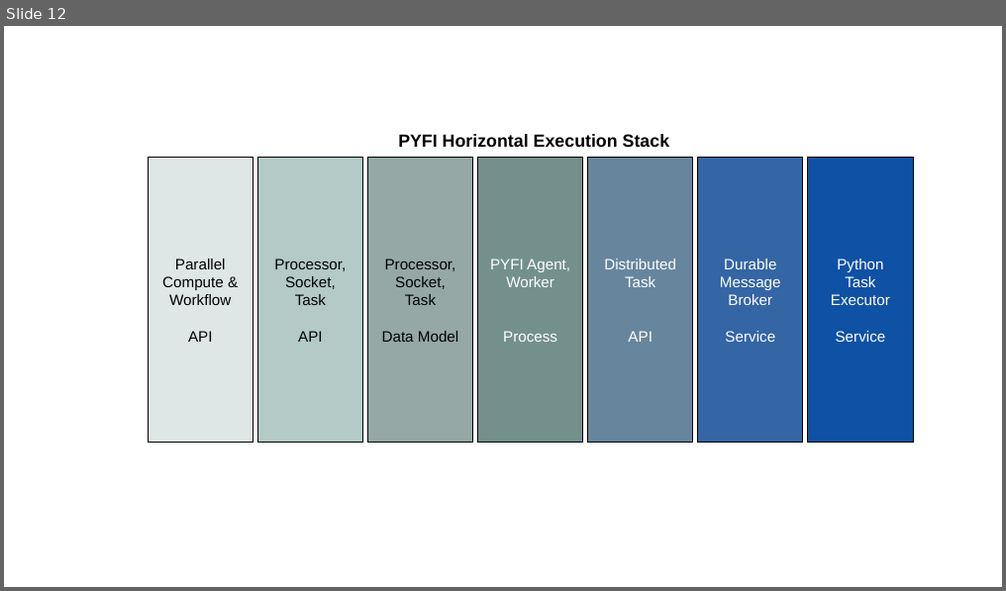
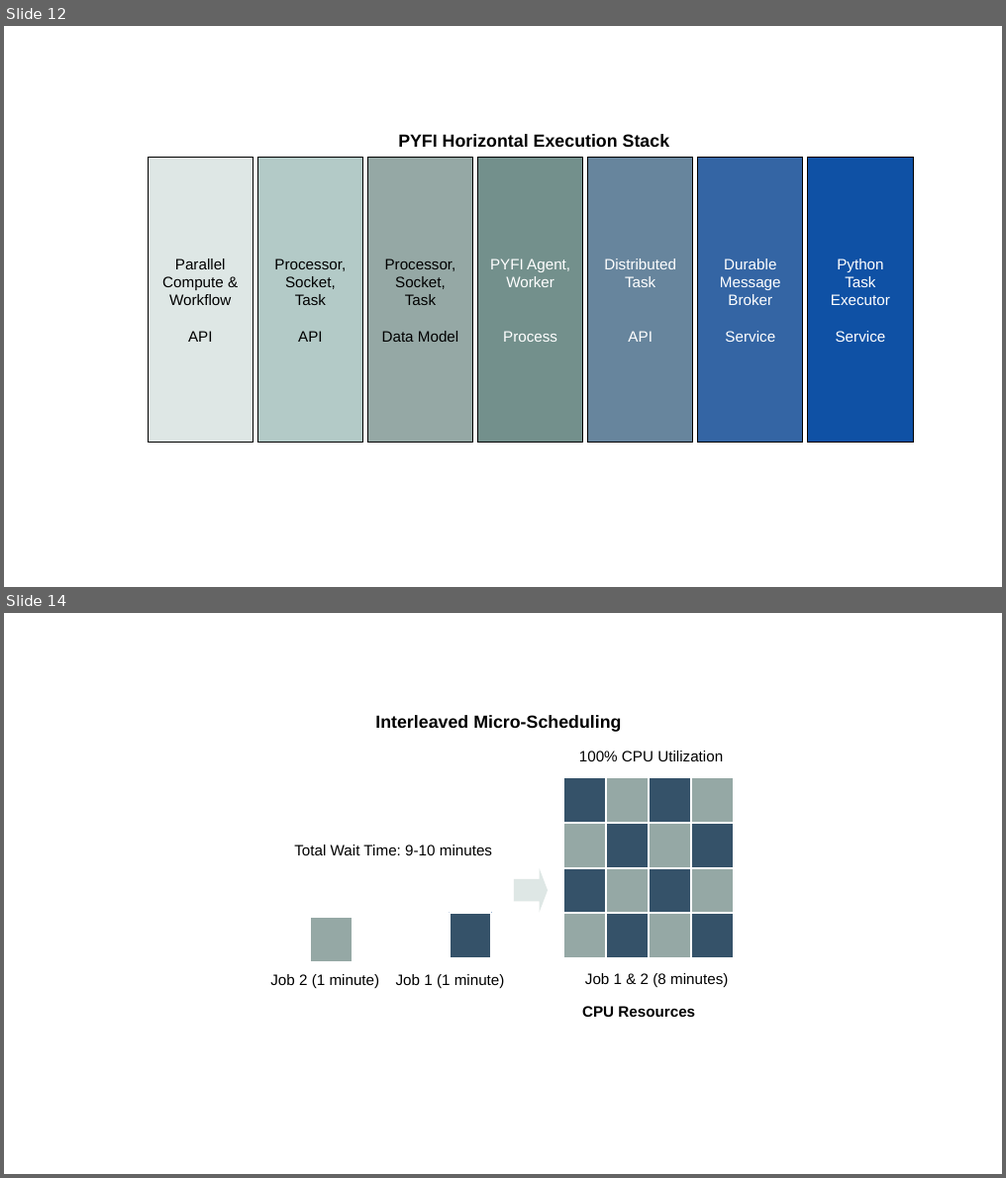
Before and after one commit to radiantone/pyfi-private, a slide deck: docs/architecture.odp. Shown one above the other, each under a label of ours: slide 12 before the commit, slides 12 and 14 after it; the slides between them are not shown. The pictures are 1006x591 and 1006x1178 pixels, drawn with LibreOffice and Linux fonts; fonts in the diff are those of the drawing. Boxes give left, top, right and bottom in pixels: in the first picture for what was removed or moved away, otherwise in the second. Text is boxed around its words. In the diff, an @@ line names an element or a change of style, - is before the commit and + after.

```diff
--- a/docs/architecture.odp
+++ b/docs/architecture.odp
@@ slide 14 added at (x1=4, y1=613, x2=1002, y2=1174), background #FFFFFF @@
@@ text added at (x1=375, y1=715, x2=621, y2=732), 14 pt, text #000000, bold @@
+Interleaved Micro-Scheduling
@@ text added at (x1=579, y1=751, x2=723, y2=761), 12 pt, text #000000 @@
+100% CPU Utilization
@@ rectangle added at (x1=563, y1=777, x2=606, y2=823), fill #355269, outline #3465A4 0 pt @@
@@ rectangle added at (x1=606, y1=777, x2=648, y2=823), fill #95A8A5, outline #3465A4 0 pt @@
@@ rectangle added at (x1=648, y1=777, x2=691, y2=823), fill #355269, outline #3465A4 0 pt @@
@@ rectangle added at (x1=691, y1=777, x2=734, y2=823), fill #95A8A5, outline #3465A4 0 pt @@
@@ text added at (x1=294, y1=845, x2=492, y2=856), 12 pt, text #000000 @@
+Total Wait Time: 9-10 minutes
@@ rectangle added at (x1=563, y1=823, x2=606, y2=868), fill #95A8A5, outline #3465A4 0 pt @@
@@ rectangle added at (x1=606, y1=823, x2=648, y2=868), fill #355269, outline #3465A4 0 pt @@
@@ rectangle added at (x1=648, y1=823, x2=691, y2=868), fill #95A8A5, outline #3465A4 0 pt @@
@@ rectangle added at (x1=691, y1=823, x2=734, y2=868), fill #355269, outline #3465A4 0 pt @@
@@ right arrow added at (x1=514, y1=868, x2=548, y2=913), fill #DEE7E5 @@
@@ rectangle added at (x1=563, y1=868, x2=606, y2=914), fill #355269, outline #3465A4 0 pt @@
@@ rectangle added at (x1=606, y1=868, x2=648, y2=914), fill #95A8A5, outline #3465A4 0 pt @@
@@ rectangle added at (x1=648, y1=868, x2=691, y2=914), fill #355269, outline #3465A4 0 pt @@
@@ rectangle added at (x1=691, y1=868, x2=734, y2=914), fill #95A8A5, outline #3465A4 0 pt @@
@@ rectangle added at (x1=310, y1=917, x2=352, y2=962), fill #95A8A5, outline #3465A4 0 pt @@
@@ rectangle added at (x1=310, y1=917, x2=352, y2=962), outline #FFFFFF 1.5 pt @@
@@ rectangle added at (x1=450, y1=913, x2=492, y2=959), fill #355269, outline #3465A4 0 pt @@
@@ rectangle added at (x1=450, y1=913, x2=492, y2=959), outline #FFFFFF 1.5 pt @@
@@ rectangle added at (x1=563, y1=914, x2=606, y2=959), fill #95A8A5, outline #3465A4 0 pt @@
@@ rectangle added at (x1=606, y1=914, x2=648, y2=959), fill #355269, outline #3465A4 0 pt @@
@@ rectangle added at (x1=648, y1=914, x2=691, y2=959), fill #95A8A5, outline #3465A4 0 pt @@
@@ rectangle added at (x1=691, y1=914, x2=734, y2=959), fill #355269, outline #3465A4 0 pt @@
@@ group added at (x1=563, y1=777, x2=734, y2=959): 16 rectangles @@
@@ text added at (x1=270, y1=974, x2=380, y2=988), 12 pt, text #000000 @@
+Job 2 (1 minute)
@@ text added at (x1=396, y1=974, x2=505, y2=988), 12 pt, text #000000 @@
+Job 1 (1 minute)
@@ text added at (x1=585, y1=973, x2=728, y2=987), 12 pt, text #000000 @@
+Job 1 & 2 (8 minutes)
@@ text added at (x1=582, y1=1006, x2=695, y2=1017), 12 pt, text #000000, bold @@
+CPU Resources
```
Also in this commit, not shown: 1 other slide added, 7 other files.
